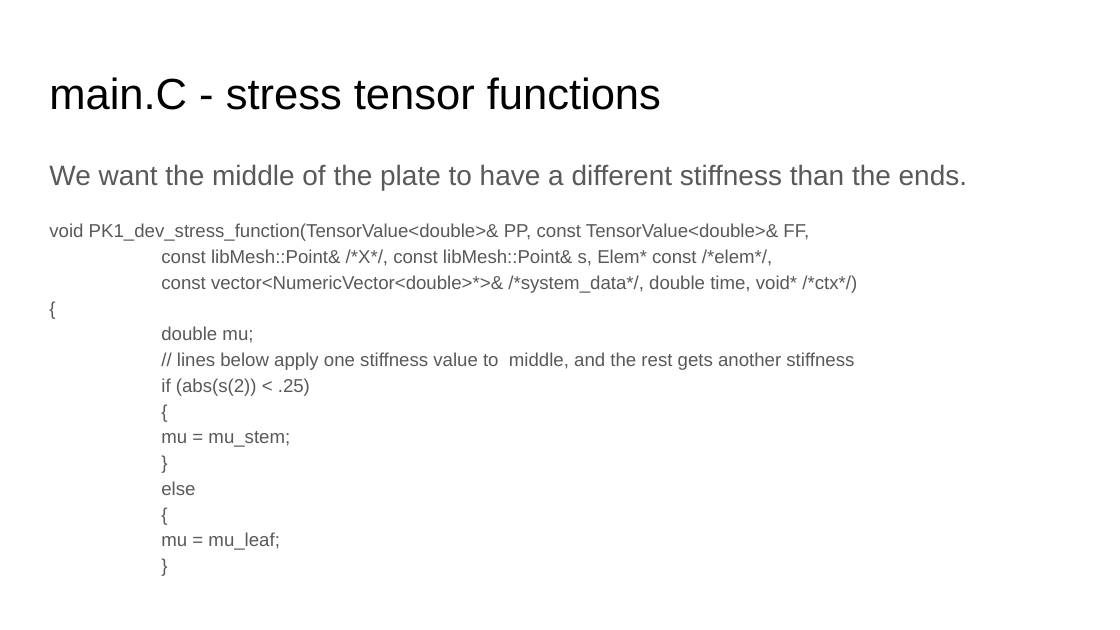
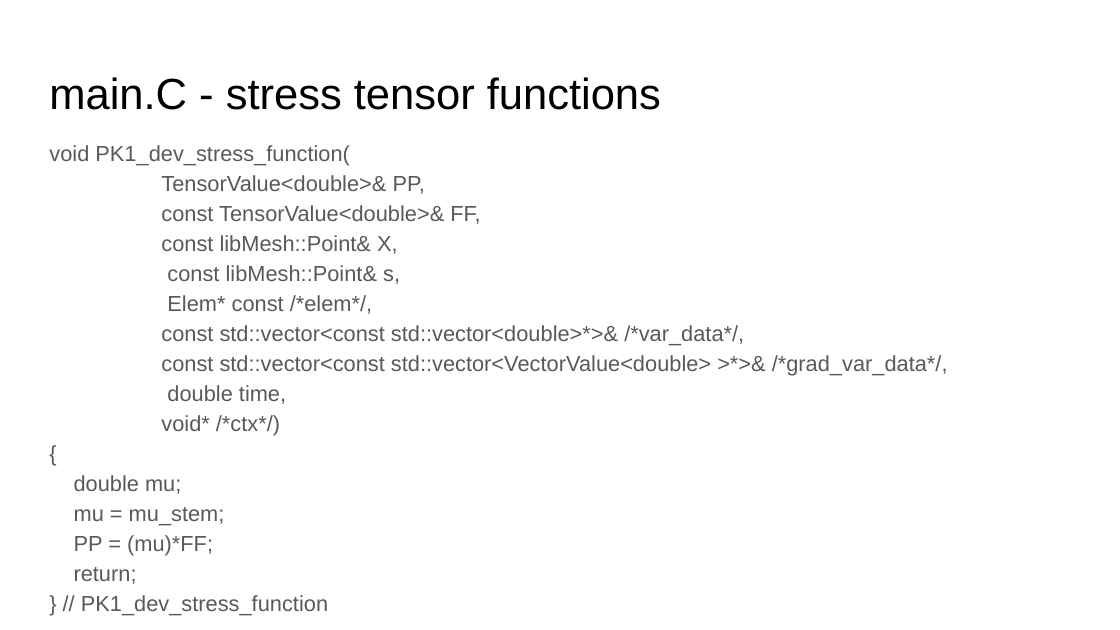
Before and after one commit to fairyflies9/IBAMR-Tutorials, a slide deck: slide 15 of IBFE Lectures/3-IBFE 3D Flow Past Objects.pptx. Drawn at 1120x630 pixels with LibreOffice and Linux fonts; fonts in the diff are those of the drawing. Boxes give left, top, right and bottom in pixels: in the first picture for what was removed or moved away, otherwise in the second. Text is boxed around its words. In the diff, an @@ line names an element or a change of style, - is before the commit and + after.

```diff
--- a/IBFE Lectures/3-IBFE 3D Flow Past Objects.pptx
+++ b/IBFE Lectures/3-IBFE 3D Flow Past Objects.pptx
@@ text "void PK1_dev_stress_function(": place and size @@
-text "void PK1_dev_stress_function(" at <box>49,164,967,550</box>
+text "void PK1_dev_stress_function(" at <box>49,145,948,556</box>
@@ text at <box>49,145,948,436</box>: text changed; size 12 to 14 pt @@
-We want the middle of the plate to have a different stiffness than the ends.
-void PK1_dev_stress_function(TensorValue<double>& PP, const TensorValue<double>& FF,
-const libMesh::Point& /*X*/, const libMesh::Point& s, Elem* const /*elem*/,
-const vector<NumericVector<double>*>& /*system_data*/, double time, void* /*ctx*/)
+void PK1_dev_stress_function(
+TensorValue<double>& PP,
+const TensorValue<double>& FF,
+const libMesh::Point& X,
+const libMesh::Point& s,
+Elem* const /*elem*/,
+const std::vector<const std::vector<double>*>& /*var_data*/,
+const std::vector<const std::vector<VectorValue<double> >*>& /*grad_var_data*/,
+double time,
+void* /*ctx*/)
@@ text at <box>161,352,854,396</box>: paragraphs removed @@
-// lines below apply one stiffness value to middle, and the rest gets another stiffness
-if (abs(s(2)) < .25)
-{
@@ text at <box>74,475,225,526</box>: size 12 to 14 pt in "{", "double mu;", "mu = mu_stem;" @@
@@ text at <box>74,535,213,556</box>: text changed; size 12 to 14 pt @@
-}
-else
-{
-mu = mu_leaf;
-}
+PP = (mu)*FF;
+return;
+} // PK1_dev_stress_function
```
Also in this commit, not shown: 5 other slides changed, 1 slide added, 1 slide removed, 13 other files.
